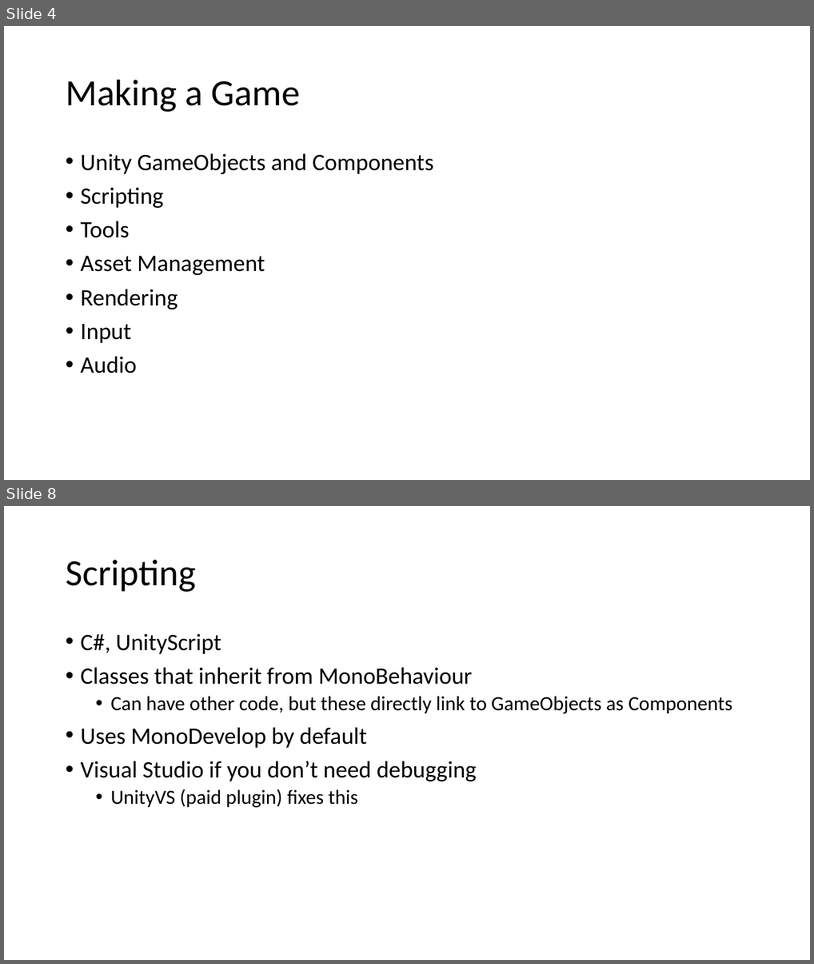
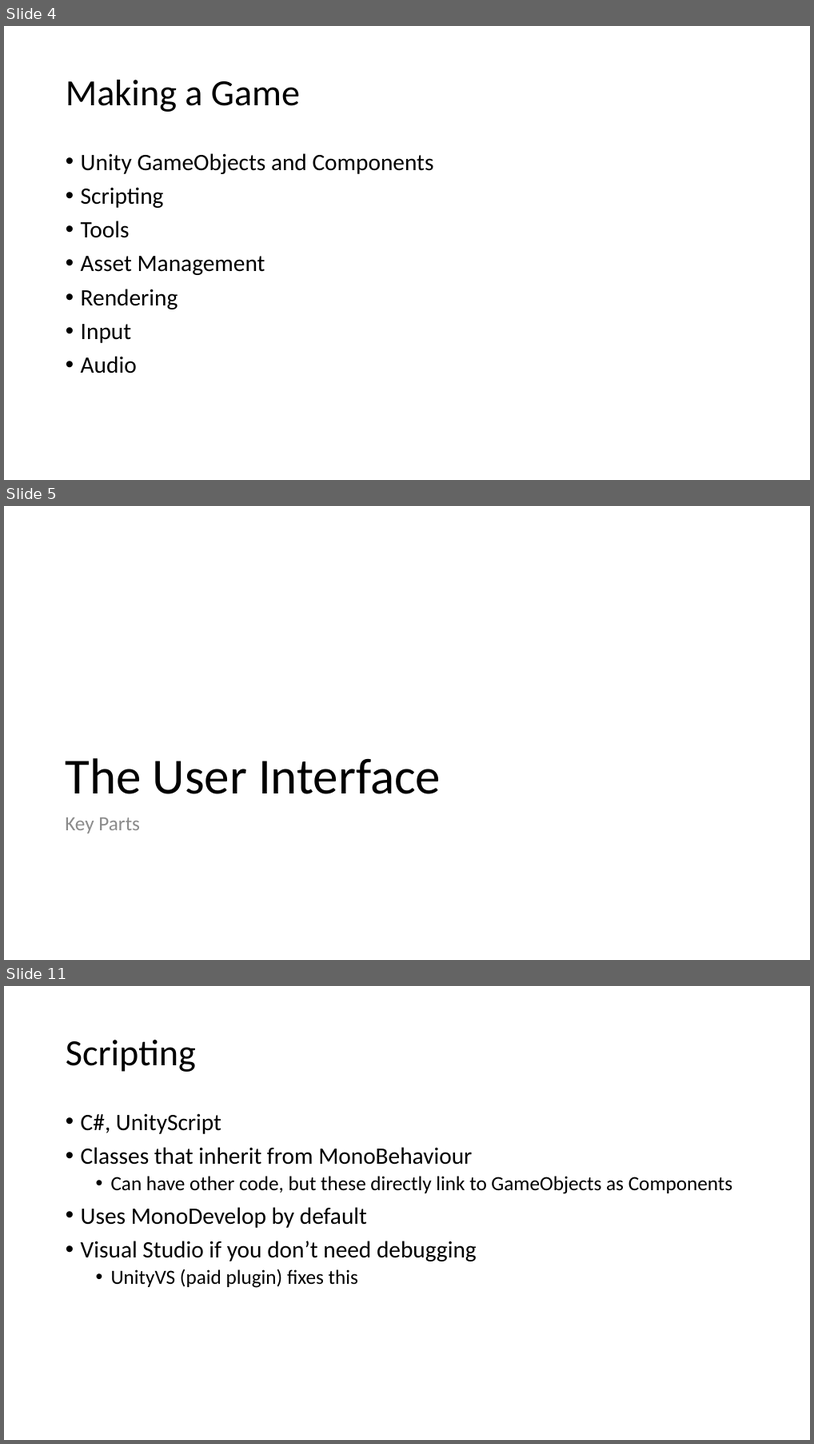
Before and after one commit to quandtm/UnitySTWorkshop, a slide deck: ST_Unity_101_Part1.pptx. Shown one above the other, each under a label of ours: slides 4 and 8 before the commit, slides 4, 5 and 11 after it; the slides between them are not shown. The pictures are 814x964 and 814x1444 pixels, drawn with LibreOffice and Linux fonts; fonts in the diff are those of the drawing. Boxes give left, top, right and bottom in pixels: in the first picture for what was removed or moved away, otherwise in the second. Text is boxed around its words. In the diff, an @@ line names an element or a change of style, - is before the commit and + after.

```diff
--- a/ST_Unity_101_Part1.pptx
+++ b/ST_Unity_101_Part1.pptx
@@ slide 5 added at [4,506,810,960], background #FFFFFF @@
@@ title added at [65,758,441,794], 60 pt, text #000000 @@
+The User Interface
@@ text added at [65,817,140,833], 24 pt, text #8C8C8C @@
+Key Parts
@@ what was slide 8 is now slide 11 @@
```
Also in this commit, not shown: 20 other slides added, 1 slide removed.
